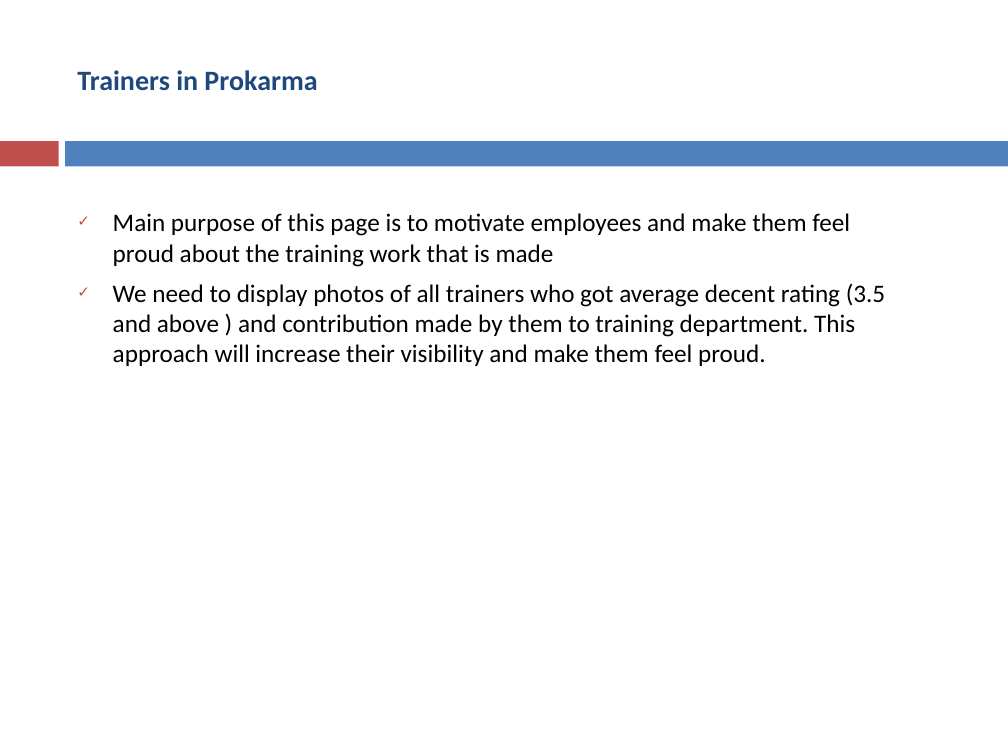
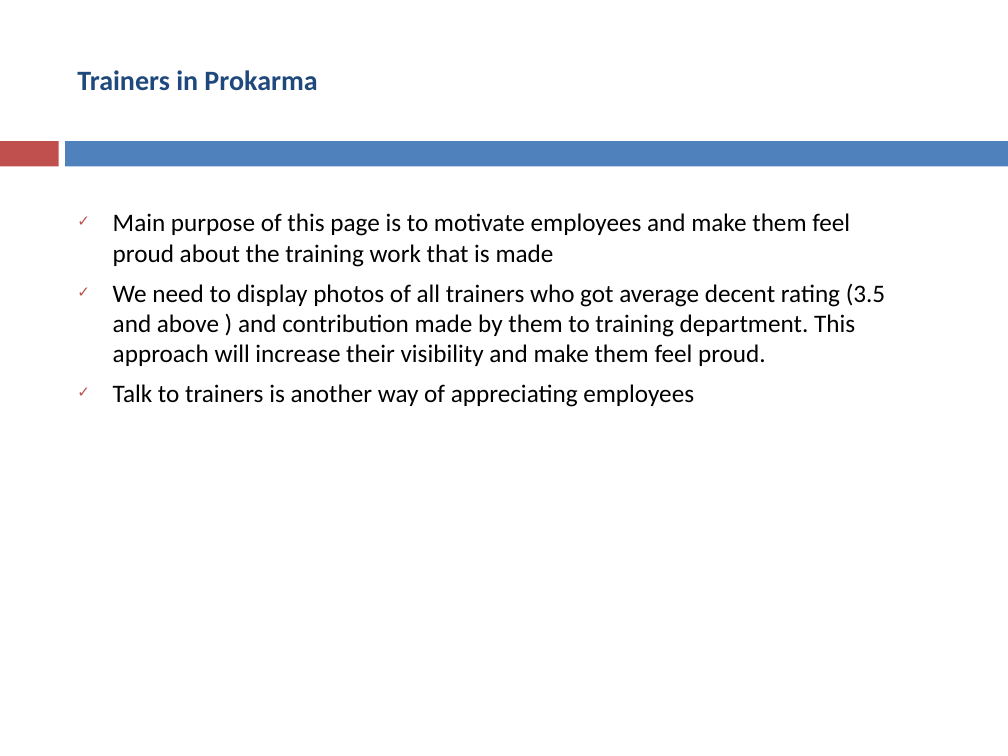
Before and after one commit to asakala/notes, a slide deck: slide 12 of Prokarma/LearningDepartment.pptx. Drawn at 1008x756 pixels with LibreOffice and Linux fonts; fonts in the diff are those of the drawing. Boxes give left, top, right and bottom in pixels: in the first picture for what was removed or moved away, otherwise in the second. Text is boxed around its words. In the diff, an @@ line names an element or a change of style, - is before the commit and + after.

```diff
--- a/Prokarma/LearningDepartment.pptx
+++ b/Prokarma/LearningDepartment.pptx
@@ text at (113,384,694,407): paragraph added @@
+✓ Talk to trainers is another way of appreciating employees
```
Also in this commit, not shown: 5 other slides changed, 3 slides added, 3 slides removed, 5 other files.
